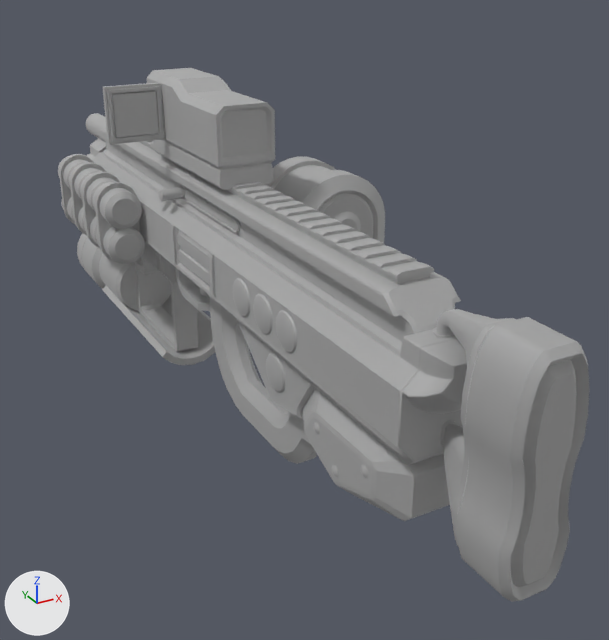
Renders of the FBX model models/weapons/blaster/w_blaster.fbx from each side of a commit.
Both versions are drawn from a 50 mm camera at (-36.2, -83.2, 38.8) aimed at (6.5, -5.7, 0.0). Arrows for +X, +Y and +Z are at lower left; the lights stay in place. Where no turn or scale is listed for an object, it has been applied to the vertices. Vertices at the same position are counted once.

The first picture shows 'Flux M200 Ravager'.
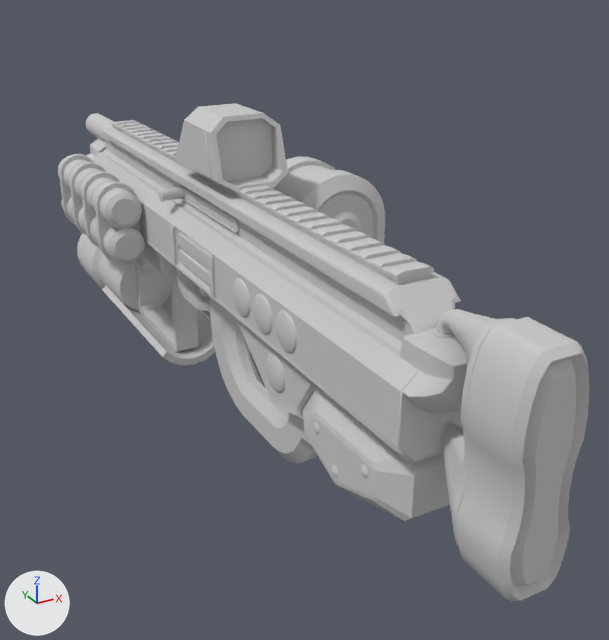
The newer file is also rescaled (x0.254) as a whole; pictures and numbers use the older file's frame.

Changed parts and their boxes (x1, y1, x2, y2) in the pictures (609 x 640 px):
'Flux M200 Ravager', surface changed, reshaped (8% shorter)
    before: (58, 68, 589, 602)
    after: (58, 113, 589, 602)
'S4-VC6 Pistol', added
    after: (175, 103, 288, 192)
    faces in mat_pistol (its picture is missing): (175, 103, 288, 192)
    faces in mat_pistol_collimator (its picture is missing): (216, 119, 273, 181)
part 1 of me_mesh, deleted
    before: (103, 68, 275, 190)

What changed in the scene script:
```text
Change mat_flux_m200_ravager:
    mat_flux_m200_ravager.metallic: 1.0 -> 0.0
Add mat_pistol_collimator:
    mat_pistol_collimator = principled_material('pistol_collimator')
    mat_pistol_collimator.base_color = (0.588, 0.588, 0.588)  # light grey #cacaca
    mat_pistol_collimator.roughness = 0.9
Add mat_pistol:
    mat_pistol = principled_material('pistol')
    mat_pistol.base_color = (0.588, 0.588, 0.588)  # light grey #cacaca
    mat_pistol.roughness = 0.9
Change me_mesh:
    used by ob_flux_m200_ravager; location = (0.0, 0.0, 0.0)
    remove me_mesh.from_pydata(...)  # 5195 vertices, 9948 faces; spans x -10.0..16.8, y -50.8..49.7, z -12.2..25.9
    add me_mesh.from_pydata(...)  # 5075 vertices, 9742 faces; spans x -10.0..16.8, y -50.8..49.7, z -12.2..16.9
    me_mesh part 1: 6 loose pieces with 120 vertices, spanning x -10.0..2.9, y -6.0..14.2, z 16.4..25.9, are deleted
Add me_mesh_001:
    me_mesh_001.from_pydata(...)  # 64 vertices, 118 faces; spans x -4.02..3.8, y -7.44..4.83, z 16.3..23.61
    # faces by material slot: [112, 6]
    me_mesh_001.materials.append(mat_pistol)  # its picture is missing
    me_mesh_001.materials.append(mat_pistol_collimator)  # its picture is missing
Add ob_s4_vc6_pistol:
    ob_s4_vc6_pistol = bpy.data.objects.new('S4-VC6 Pistol', me_mesh_001)
    ob_s4_vc6_pistol.location = (0.0, 0.0, 0.0)
```
